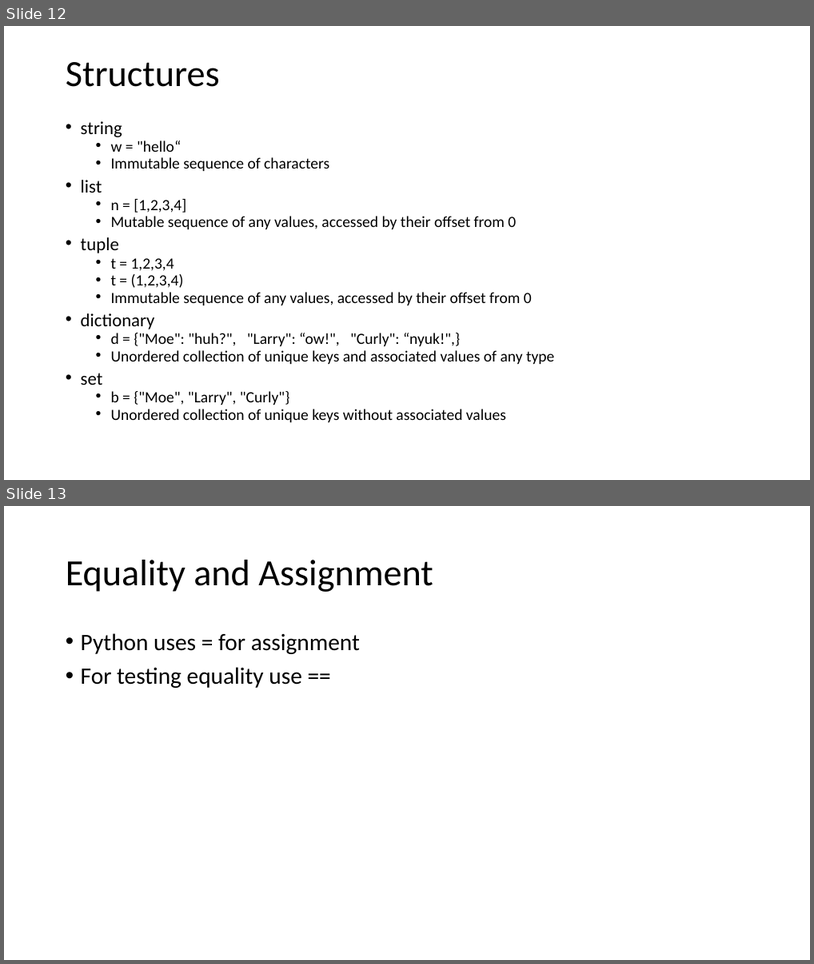
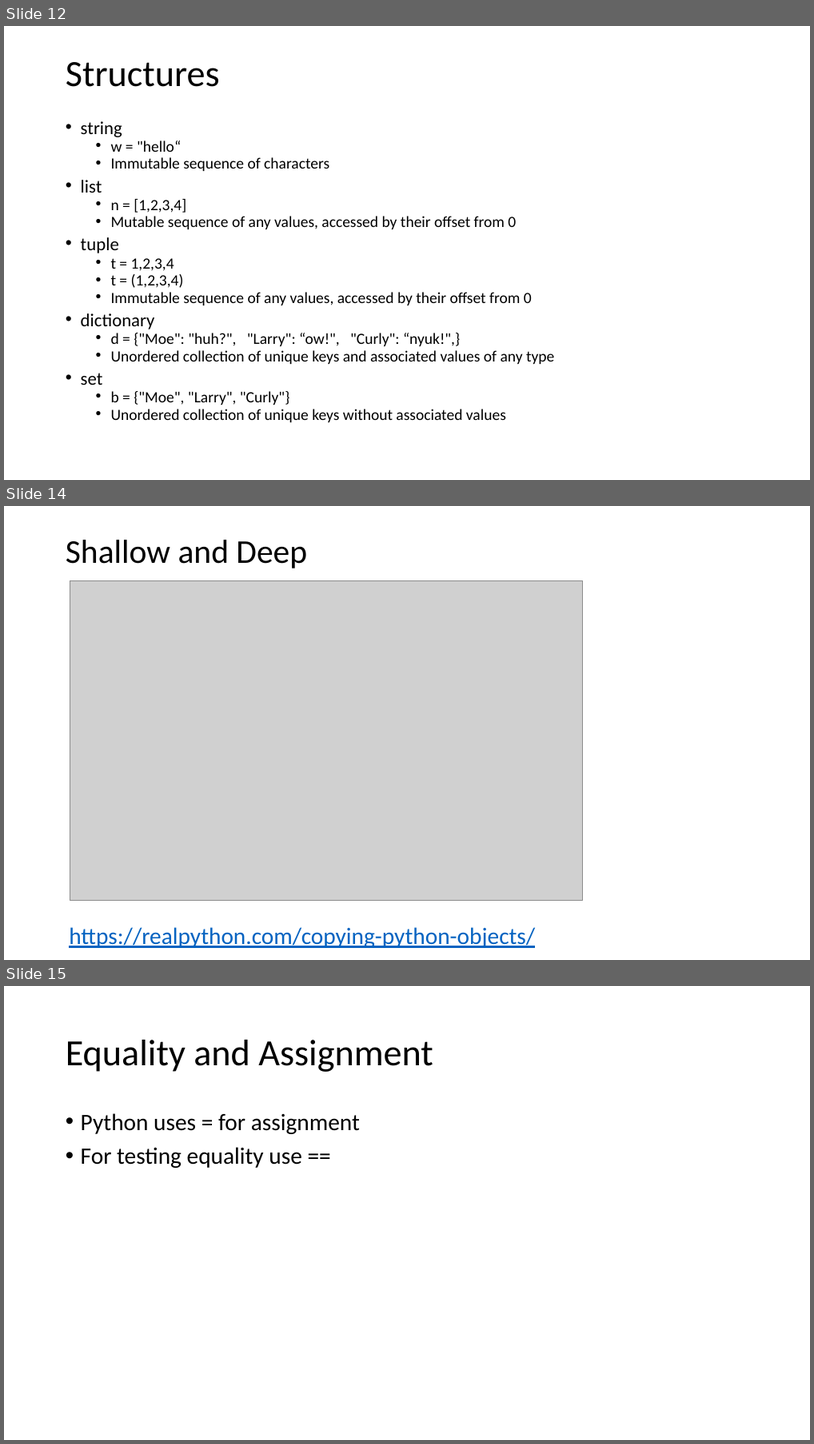
Before and after one commit to onionmccabbage/pythonTrainingMar2021, a slide deck: Python_Preso_Mar2021.pptx. Shown one above the other, each under a label of ours: slides 12 and 13 before the commit, slides 12, 14 and 15 after it; the slides between them are not shown. The pictures are 814x964 and 814x1444 pixels, drawn with LibreOffice and Linux fonts; fonts in the diff are those of the drawing; grey boxes stand for pictures. Boxes give left, top, right and bottom in pixels: in the first picture for what was removed or moved away, otherwise in the second. Text is boxed around its words. In the diff, an @@ line names an element or a change of style, - is before the commit and + after.

```diff
--- a/Python_Preso_Mar2021.pptx
+++ b/Python_Preso_Mar2021.pptx
@@ slide 14 added at box(4, 506, 810, 960), background #FFFFFF @@
@@ title added at box(66, 540, 307, 568), 39.6 pt, text #000000 @@
+Shallow and Deep
@@ picture added at box(70, 580, 583, 900) @@
@@ text added at box(69, 927, 535, 948), 28 pt, text #0563C1, underline @@
+https://realpython.com/copying-python-objects/
@@ what was slide 13 is now slide 15 @@
```
Also in this commit, not shown: 1 other slide added, 6 other files.
